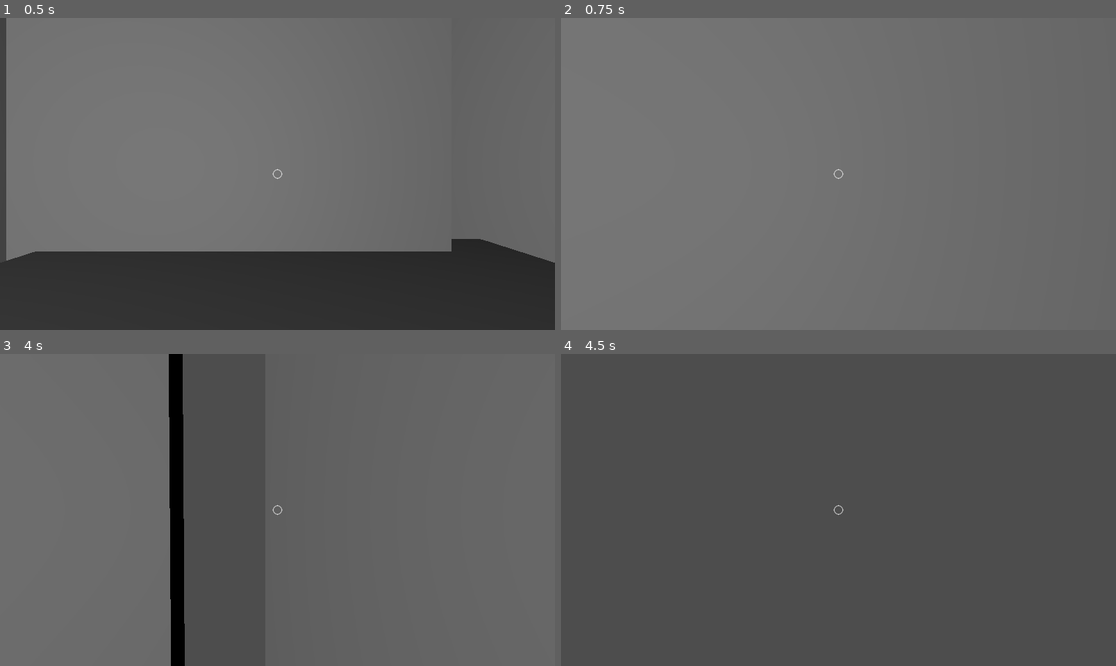
Above: before the commit, frames 1-4 (two rows, left to right).
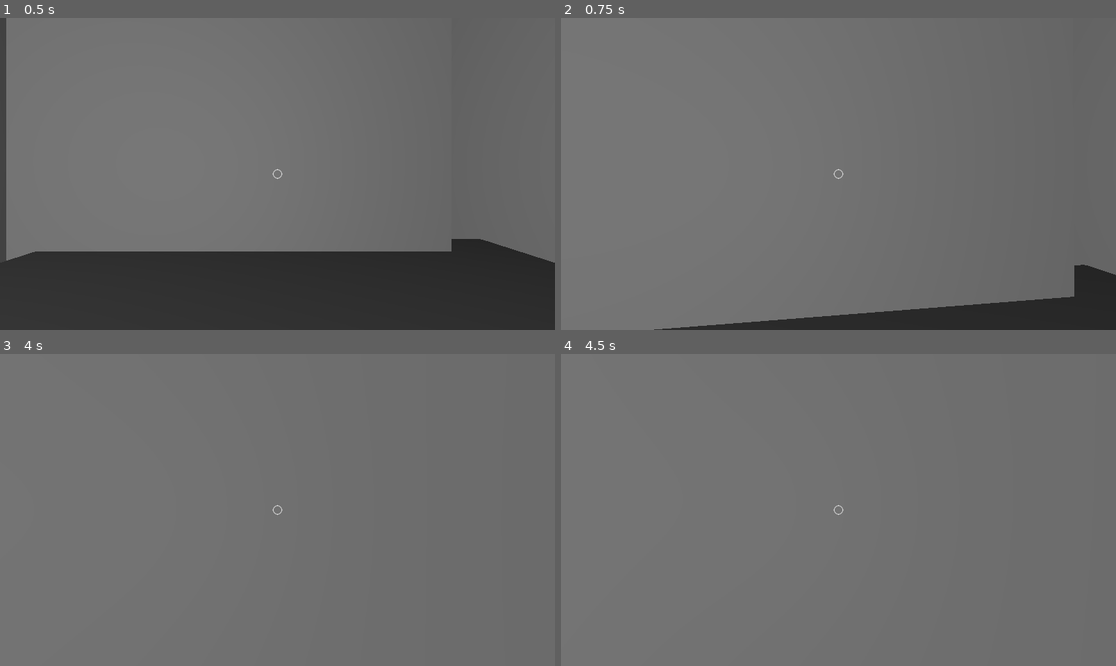
Above: after the commit, the same moments.

Repository: TheMagmaPsychic/Indecisive
Game: Godot game, scene res://main.tscn
Two runs of this game, one before a commit and one after it. Both use one fixed random seed, a clock stepped at 60 frames per second and the inputs below.
Inputs (mouse positions are in pixels of both pictures, inside the frame that each line leads up to):
- Up to frame 1 (0.5 s): no input
- Up to frame 2 (0.75 s): tap Enter (ui_accept) at 0.5 s; move the mouse to (866, 174) at 0.52 s; hold W (Move Forward) from 0.53 s (still down); hold Shift (Sprint) from 0.53 s (still down)
- Up to frame 3 (4 s): keep holding W (Move Forward); tap Space (Jump) at 0.77, 1.52, 3.02, 3.77 s; tap Enter (ui_accept) every 0.75 s from 1.25 to 3.5 s; move the mouse to (249, 510) at 1.27 s; release Shift (Sprint) at 1.28 s; tap Shift (Sprint) at 1.35, 2.85 s; move the mouse to (288, 503) at 2.02 s; hold Shift (Sprint) 2.03-2.78 s; move the mouse to (271, 516) at 2.77 s; move the mouse to (316, 513) at 3.52 s; hold Shift (Sprint) from 3.53 s (still down)
- Up to frame 4 (4.5 s): keep holding W (Move Forward); move the mouse to (794, 506) at 4.27 s; release Shift (Sprint) at 4.28 s; tap Shift (Sprint) at 4.35 s

Frame 1 is identical in both runs. In frame 2, 5.6% of the frame differs, in the area x 16-100%, y 79-100%; in frame 3, 17%; in frame 4, 100%, in the area x 0-100%, y 0-100%.

Commit message:
No more broken

Diff:
--- a/player_controller.gd
+++ b/player_controller.gd
@@ -48,17 +48,18 @@
 		velocity.x += movement_dir.x * speed * -0.1
 		velocity.z += movement_dir.z * speed * -0.1
 	if is_on_floor(): #Friction
-		velocity.x *= 0.8
-		velocity.z *= 0.8
+		velocity.x *= 0.6
+		velocity.z *= 0.6
 	else:
-		velocity.x *= 1
-		velocity.z *= 1
-	var normie = Vector2(abs(velocity.x), abs(velocity.z)).normalized()
-	print("Before: x|" + str(velocity.x) + " z|" + str(velocity.z))
-	if abs(velocity.x * normie.x) + abs(velocity.z * normie.y) >= max_speed + (max_speed * int(is_sprinting) * sprint_multiplier - 1):
-		velocity.x = -int(velocity.x < 0) * abs(normie.x) * (max_speed) #+ (max_speed * int(is_sprinting) * (sprint_multiplier - 1)))
-		velocity.z = -int(velocity.z < 0) * abs(normie.y) * (max_speed) #+ (max_speed * int(is_sprinting) * (sprint_multiplier - 1)))
-	print("After: x|" + str(velocity.x) + " z|" + str(velocity.z))
+		velocity.x *= 0.9
+		velocity.z *= 0.9
+	#var normie = Vector2(abs(velocity.x), abs(velocity.z)).normalized()
+	#print("Before: x|" + str(velocity.x) + " z|" + str(velocity.z))
+	#this is supposed to find the direction of travel (from x and z ratio), check if total speed is greater than max speed, then set speed to speed limit
+	#if abs(velocity.x * normie.x) + abs(velocity.z * normie.y) >= max_speed + (max_speed * int(is_sprinting) * sprint_multiplier - 1):
+	#	velocity.x = -int(velocity.x < 0) * abs(normie.x) * (max_speed) #+ (max_speed * int(is_sprinting) * (sprint_multiplier - 1)))
+	#	velocity.z = -int(velocity.z < 0) * abs(normie.y) * (max_speed) #+ (max_speed * int(is_sprinting) * (sprint_multiplier - 1)))
+	#print("After: x|" + str(velocity.x) + " z|" + str(velocity.z))
 	move_and_slide()
 
 func jump():
